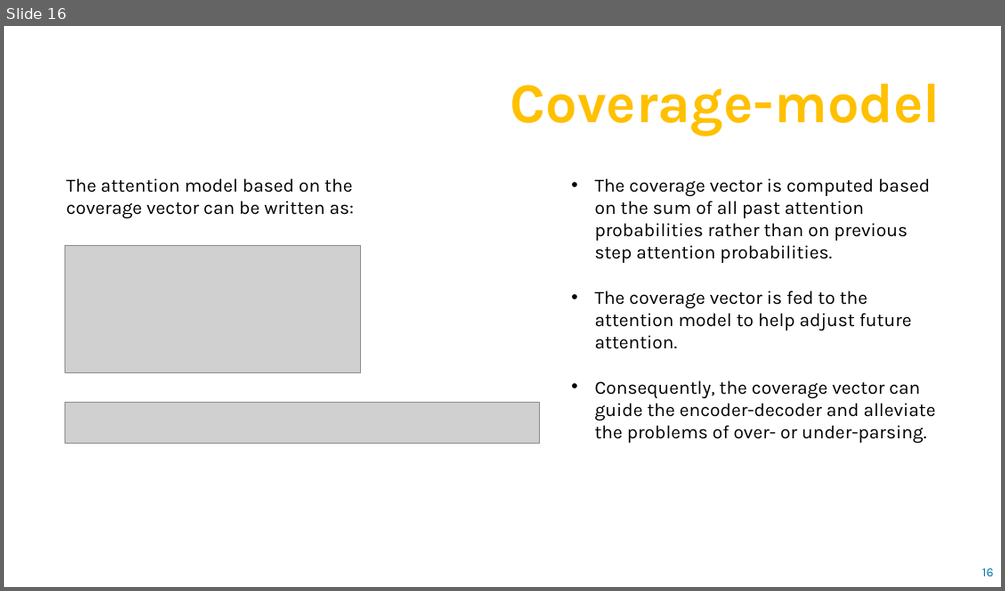
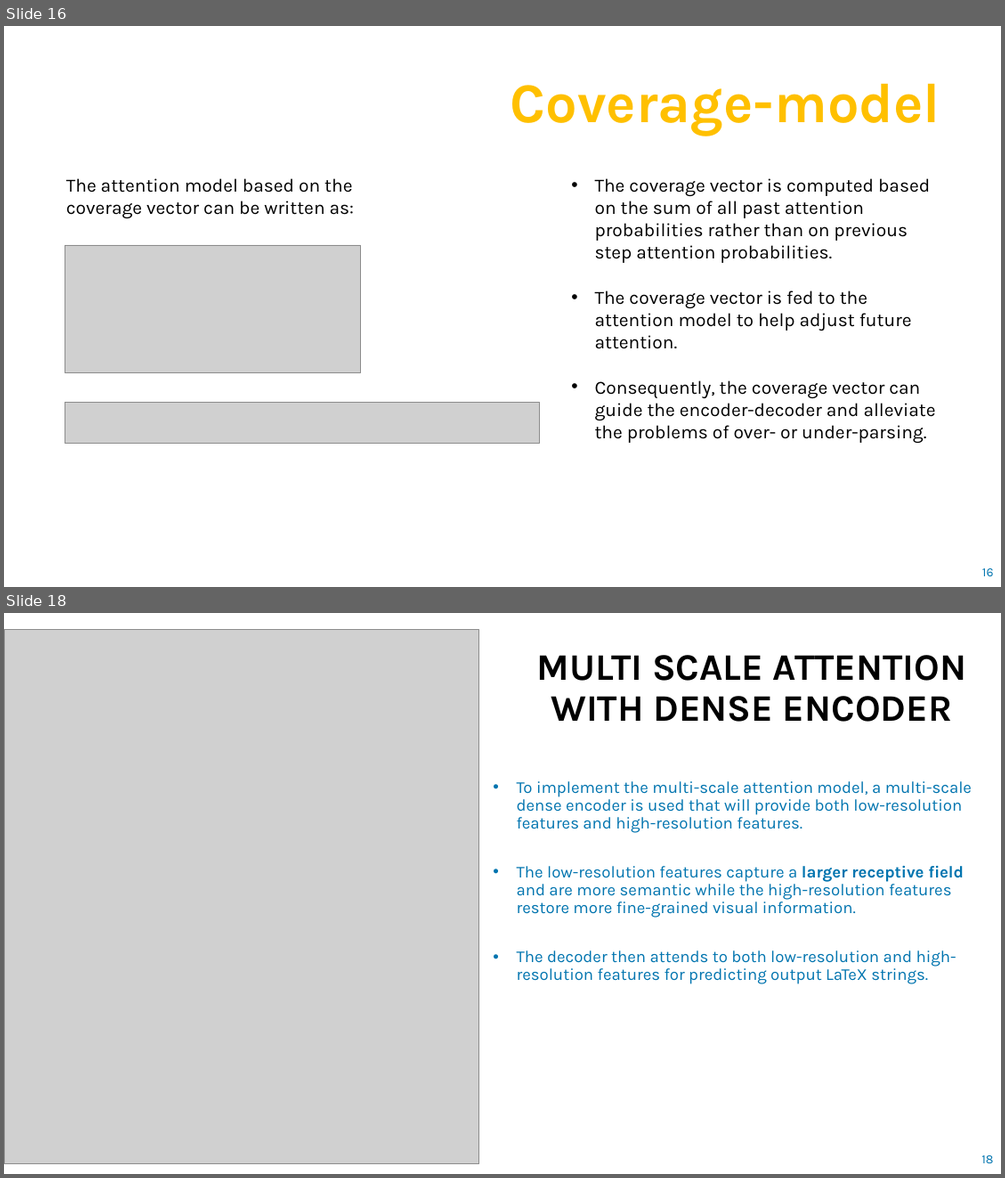
Before and after one commit to BhaviD/Handwritten_Mathematical_Expression_Recognition, a slide deck: Handwritten_Mathematical_Expression_Recognition_(Final_Report).pptx. Shown one above the other, each under a label of ours: slide 16 before the commit, slides 16 and 18 after it; the slides between them are not shown. The pictures are 1005x591 and 1005x1178 pixels, drawn with LibreOffice and Linux fonts; fonts in the diff are those of the drawing; grey boxes stand for pictures. Boxes give left, top, right and bottom in pixels: in the first picture for what was removed or moved away, otherwise in the second. Text is boxed around its words. In the diff, an @@ line names an element or a change of style, - is before the commit and + after.

```diff
--- a/Handwritten_Mathematical_Expression_Recognition_(Final_Report).pptx
+++ b/Handwritten_Mathematical_Expression_Recognition_(Final_Report).pptx
@@ slide 18 added at [4,613,1001,1174], background #FFFFFF @@
@@ picture added at [4,629,479,1164] @@
@@ text added at [536,655,967,722], 36 pt, text #000000, bold @@
+MULTI SCALE ATTENTION WITH DENSE ENCODER
@@ text added at [517,781,971,984], 16 pt, text #0074AF @@
+• To implement the multi-scale attention model, a multi-scale dense encoder is used that will provide both low-resolution features and high-resolution features.
+• The low-resolution features capture a larger receptive field and are more semantic while the high-resolution features restore more fine-grained visual information.
+• The decoder then attends to both low-resolution and high-resolution features for predicting output LaTeX strings.
@@ page number added at [981,1155,993,1163], 12 pt, text #0074AF @@
+18
```
Also in this commit, not shown: 2 slides changed, 2 other slides added.
